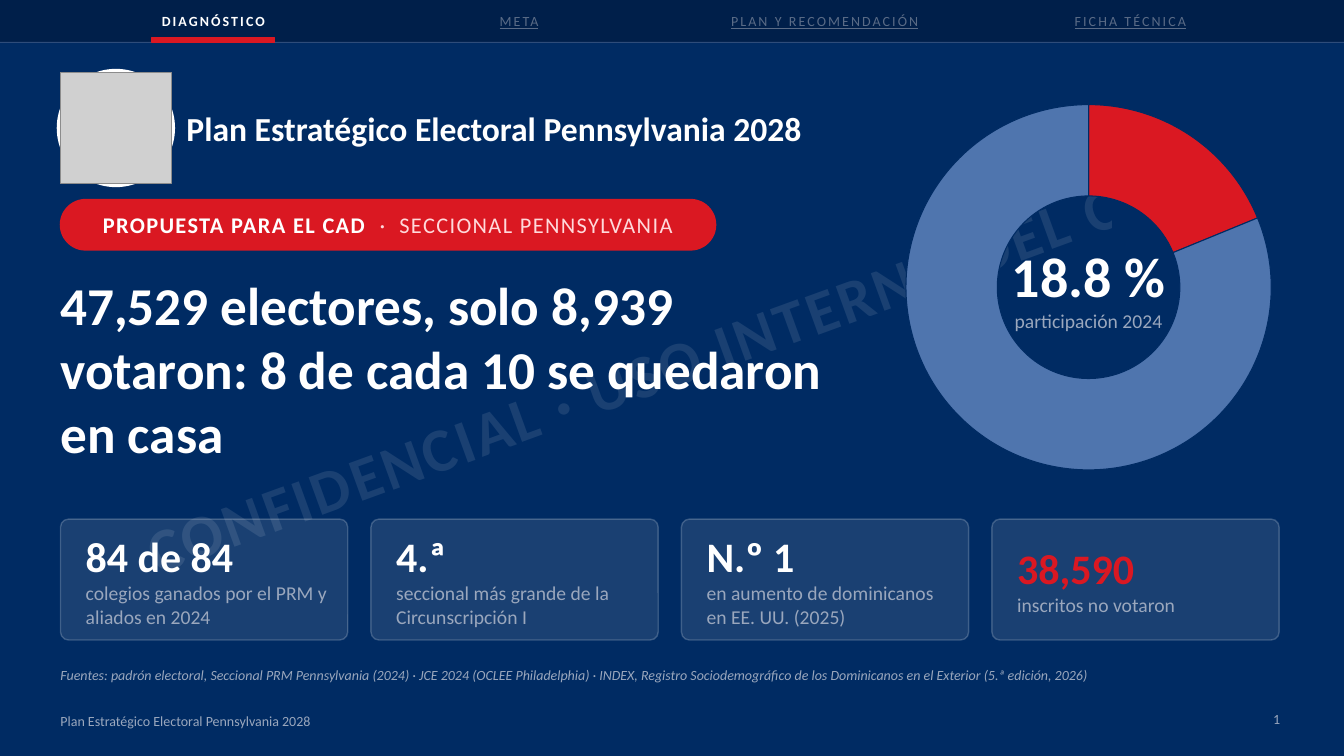
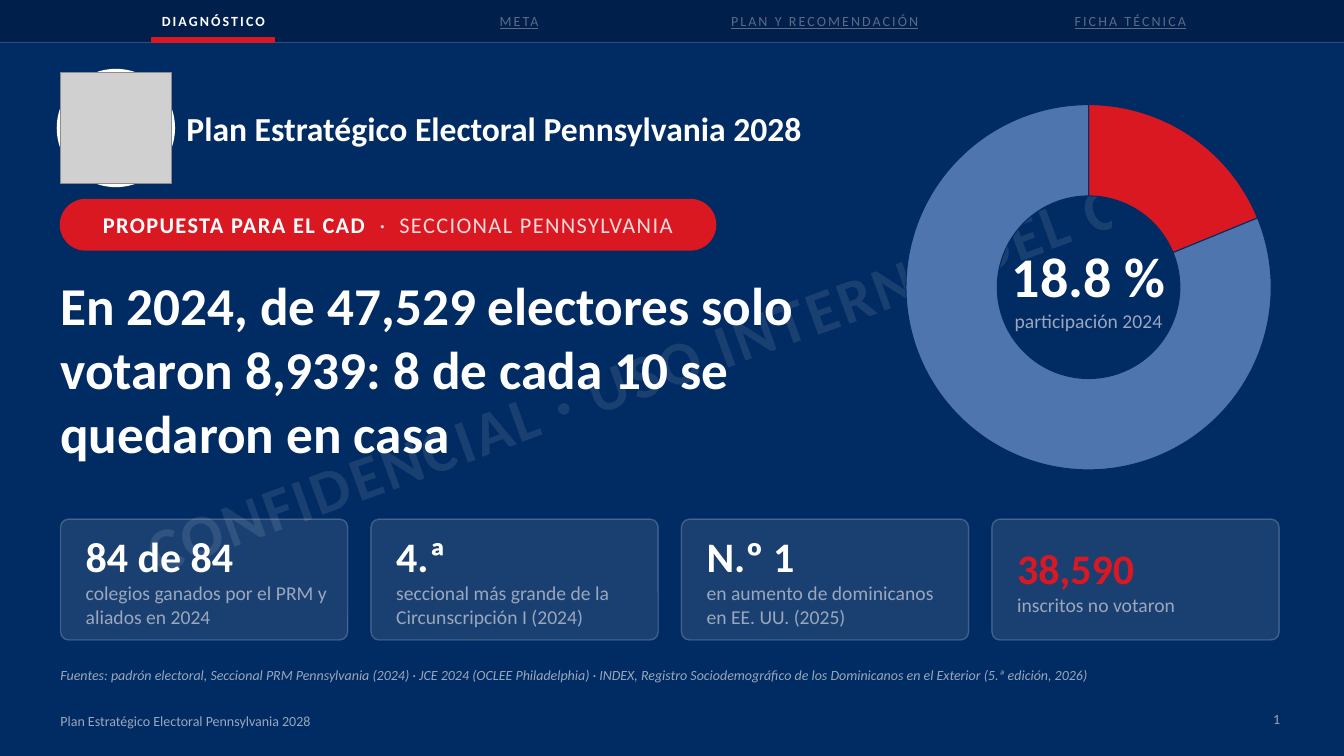
Before and after one commit to rcastillo9556/pdf-toolkit, a slide deck: slide 1 of presentaciones/Plan_Estrategico_Electoral_Pennsylvania_2028.pptx. Drawn at 1344x756 pixels with LibreOffice and Linux fonts; fonts in the diff are those of the drawing; grey boxes stand for pictures. Boxes give left, top, right and bottom in pixels: in the first picture for what was removed or moved away, otherwise in the second. Text is boxed around its words. In the diff, an @@ line names an element or a change of style, - is before the commit and + after.

```diff
--- a/presentaciones/Plan_Estrategico_Electoral_Pennsylvania_2028.pptx
+++ b/presentaciones/Plan_Estrategico_Electoral_Pennsylvania_2028.pptx
@@ text at [60, 287, 793, 462]: text changed @@
-47,529 electores, solo 8,939 votaron: 8 de cada 10 se quedaron en casa
+En 2024, de 47,529 electores solo votaron 8,939: 8 de cada 10 se quedaron en casa
@@ text at [396, 586, 609, 627]: text changed @@
-seccional más grande de la Circunscripción I
+seccional más grande de la Circunscripción I (2024)
```
Also in this commit, not shown: 6 other slides changed, 2 other files.
